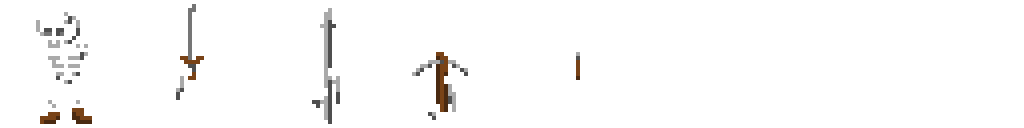
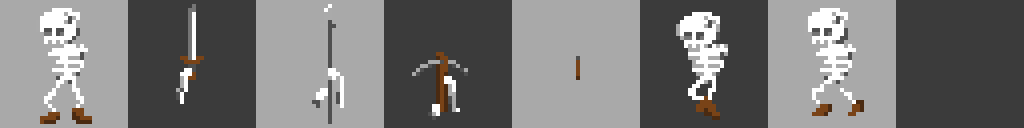
Revision of a layered 1024 x 128 image; what changed, layer by layer:
painted on "Layer 2" over left=676, top=8, right=864, bottom=120
showed "Layer 1" over left=0, top=0, right=1024, bottom=128
